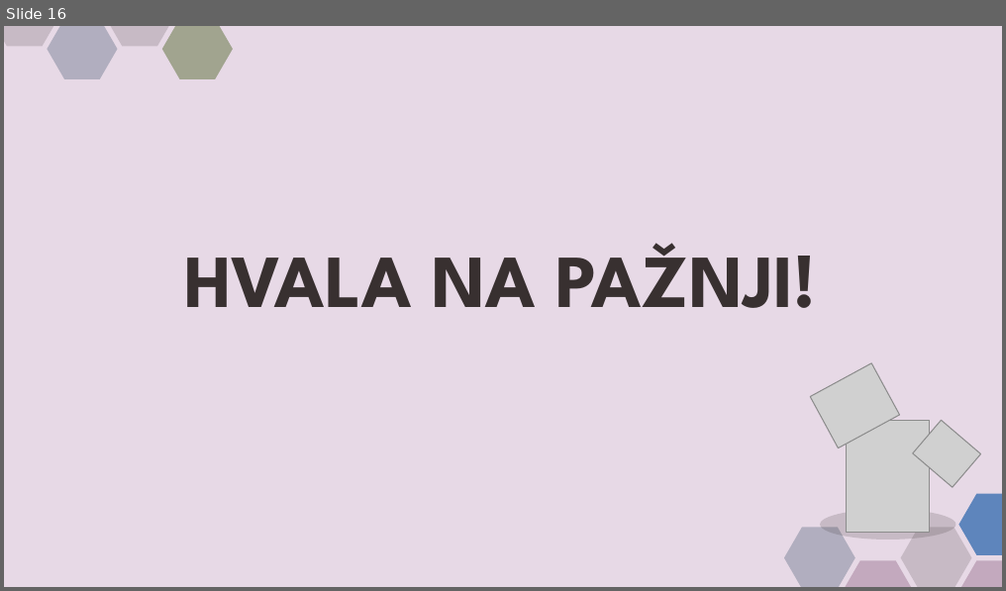
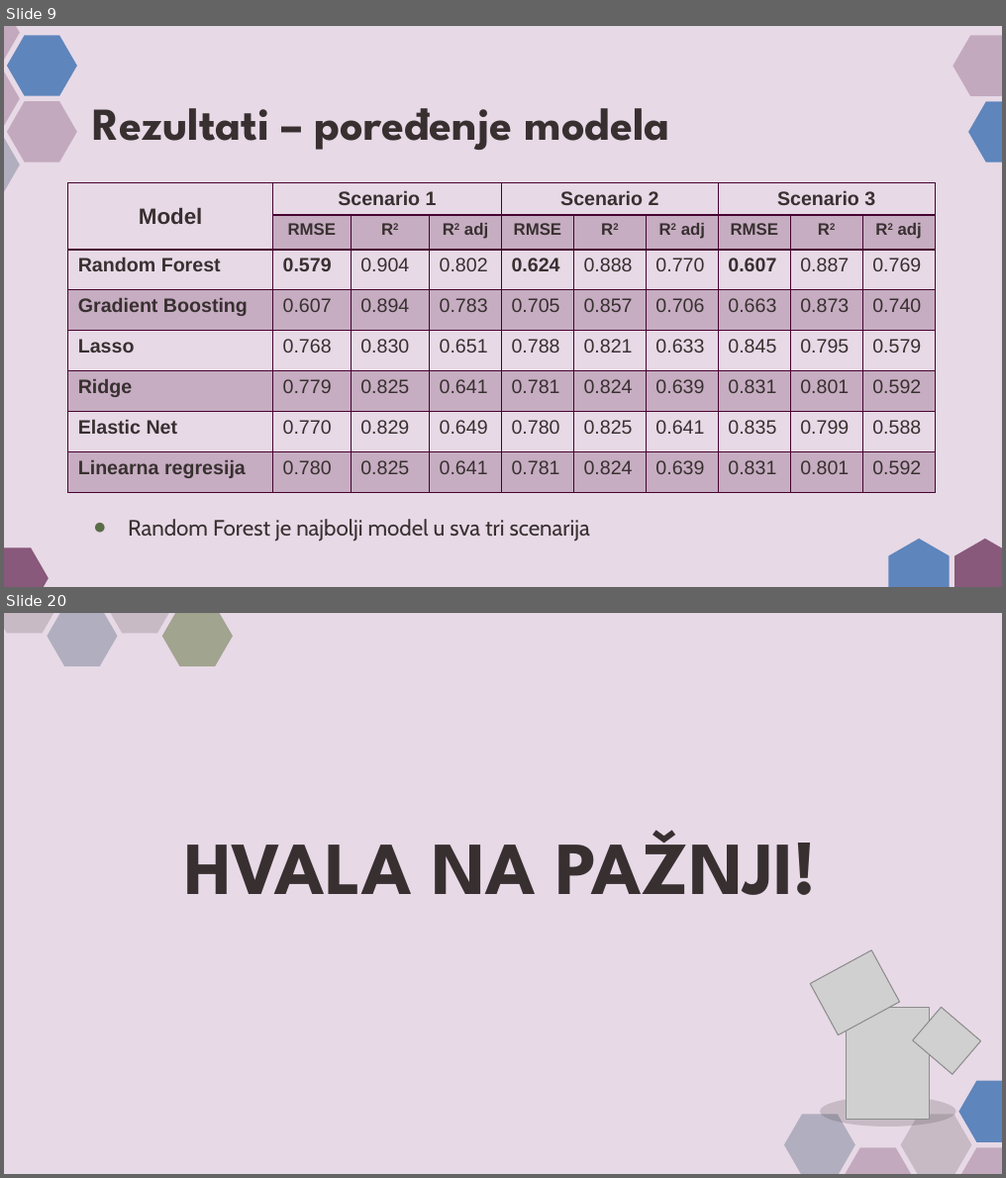
Before and after one commit to AlexJ192/NANS_projekat_predikcija_afiniteta_vezivanja, a slide deck: SV12-2024.pptx. Shown one above the other, each under a label of ours: slide 16 before the commit, slides 9 and 20 after it; the slides between them are not shown. The pictures are 1006x591 and 1006x1178 pixels, drawn with LibreOffice and Linux fonts; fonts in the diff are those of the drawing; grey boxes stand for pictures; background and template pictures are left out. Boxes give left, top, right and bottom in pixels: in the first picture for what was removed or moved away, otherwise in the second. Text is boxed around its words. In the diff, an @@ line names an element or a change of style, - is before the commit and + after.

```diff
--- a/SV12-2024.pptx
+++ b/SV12-2024.pptx
@@ slide 9 added at [4,26,1002,587], background #E7D9E6 @@
@@ title added at [92,108,670,150], 33 pt, text #383030, bold @@
+Rezultati – poređenje modela
@@ table added at [68,183,932,490], 8 rows, 10 columns @@
+Model | Scenario 1 |  |  | Scenario 2 |  |  | Scenario 3 |  | 
+ | RMSE | R2 | R2 adj | RMSE | R2 | R2 adj | RMSE | R2 | R2 adj
+Random Forest | 0.579 | 0.904 | 0.802 | 0.624 | 0.888 | 0.770 | 0.607 | 0.887 | 0.769
+Gradient Boosting | 0.607 | 0.894 | 0.783 | 0.705 | 0.857 | 0.706 | 0.663 | 0.873 | 0.740
+Lasso | 0.768 | 0.830 | 0.651 | 0.788 | 0.821 | 0.633 | 0.845 | 0.795 | 0.579
+Ridge | 0.779 | 0.825 | 0.641 | 0.781 | 0.824 | 0.639 | 0.831 | 0.801 | 0.592
+Elastic Net | 0.770 | 0.829 | 0.649 | 0.780 | 0.825 | 0.641 | 0.835 | 0.799 | 0.588
+Linearna regresija | 0.780 | 0.825 | 0.641 | 0.781 | 0.824 | 0.639 | 0.831 | 0.801 | 0.592
@@ subtitle added at [128,519,590,542], 16 pt, text #383030 @@
+● Random Forest je najbolji model u sva tri scenarija
@@ group added at [4,26,1002,587]: 10 freeform shapes @@
@@ what was slide 16 is now slide 20 @@
```
Also in this commit, not shown: 13 slides changed, 5 other slides added, 2 slides removed.
